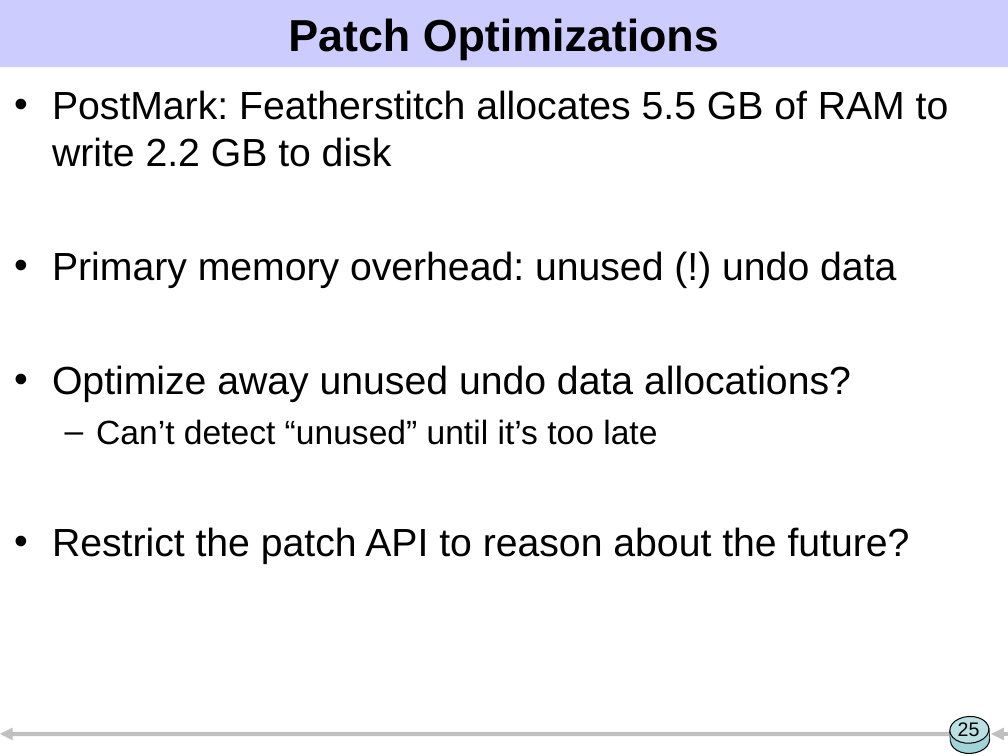
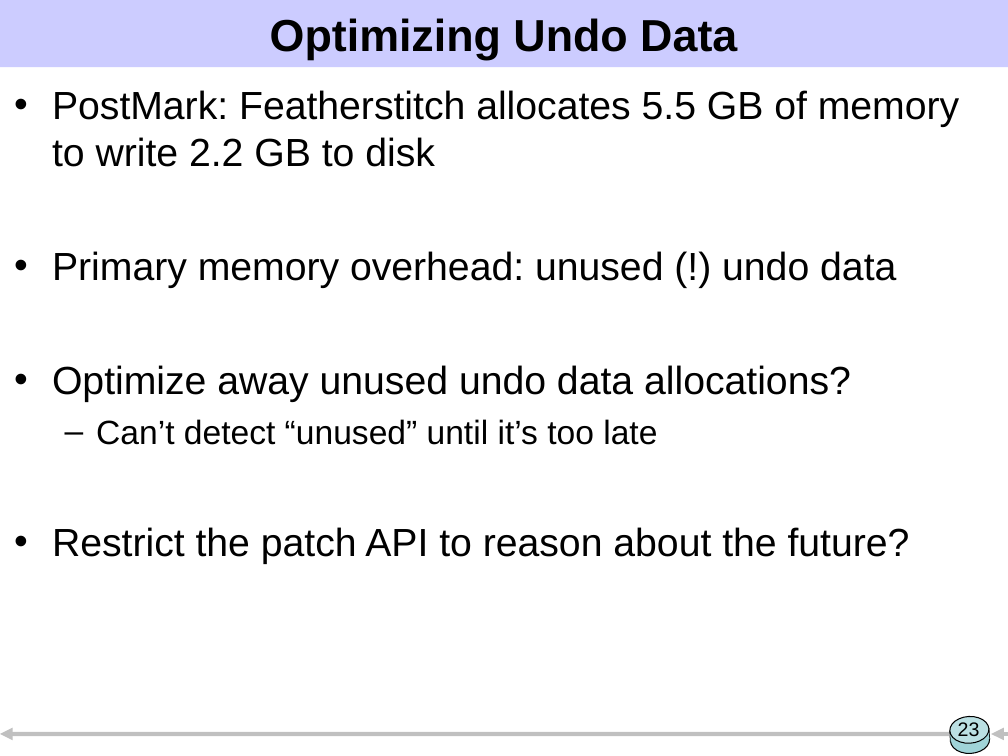
Before and after one commit to ucla-readable/fstitch-doc, a slide deck: slide 23 of sosp/pres.ppt (slide 25 before the commit). Drawn at 1008x756 pixels with LibreOffice and Linux fonts; fonts in the diff are those of the drawing. Boxes give left, top, right and bottom in pixels: in the first picture for what was removed or moved away, otherwise in the second. Text is boxed around its words. In the diff, an @@ line names an element or a change of style, - is before the commit and + after.

```diff
--- a/sosp/pres.ppt
+++ b/sosp/pres.ppt
@@ text at [270, 18, 737, 60]: text changed @@
-Patch Optimizations
+Optimizing Undo Data
@@ text at [52, 90, 959, 167]: text changed @@
-• PostMark: Featherstitch allocates 5.5 GB of RAM to write 2.2 GB to disk
+• PostMark: Featherstitch allocates 5.5 GB of memory to write 2.2 GB to disk
@@ page number at [958, 722, 980, 741]: text changed @@
-25
+23
```
Also in this commit, not shown: 23 other slides changed, 3 slides added, 2 slides removed.
